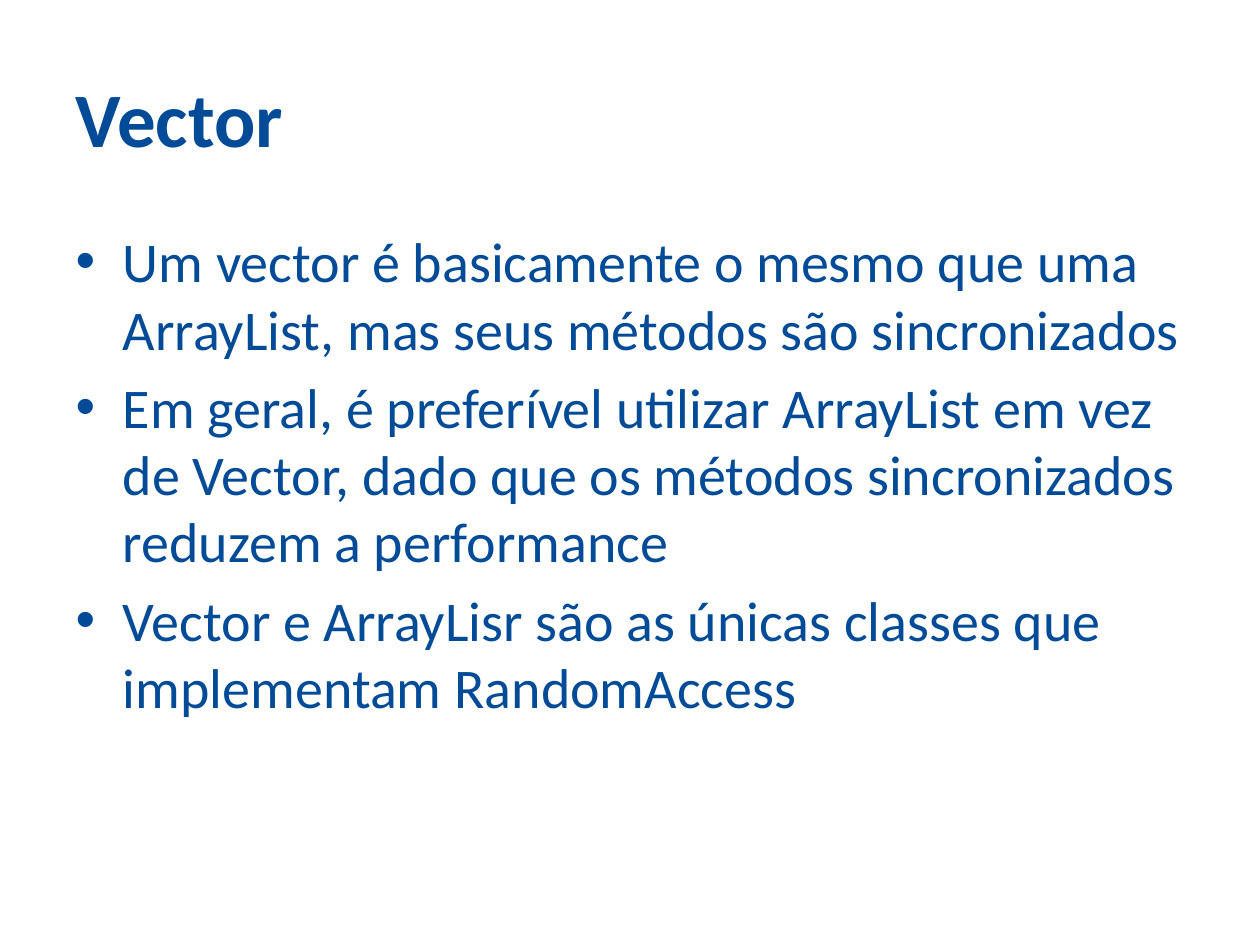
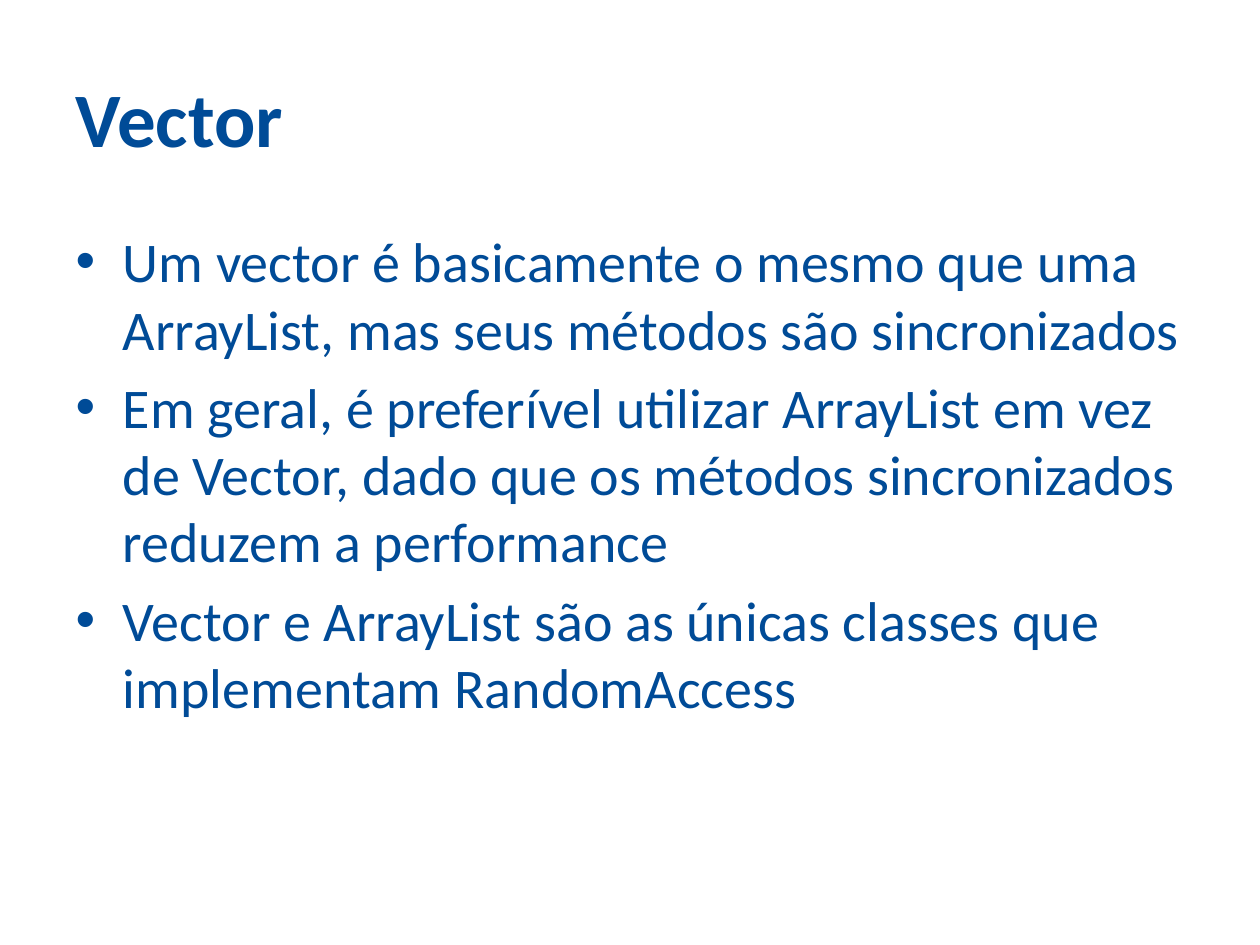
Before and after one commit to ozieljose/java6cert, a slide deck: slide 30 of slides/15-Collections.pptx. Drawn at 1260x945 pixels with LibreOffice and Linux fonts; fonts in the diff are those of the drawing; background and template pictures are left out. Boxes give left, top, right and bottom in pixels: in the first picture for what was removed or moved away, otherwise in the second. Text is boxed around its words. In the diff, an @@ line names an element or a change of style, - is before the commit and + after.

```diff
--- a/slides/15-Collections.pptx
+++ b/slides/15-Collections.pptx
@@ text at <box>123,602,1099,717</box>: text changed @@
-• Vector e ArrayLisr são as únicas classes que implementam RandomAccess
+• Vector e ArrayList são as únicas classes que implementam RandomAccess
```
Also in this commit, not shown: 16 other slides changed, 1 other file.
